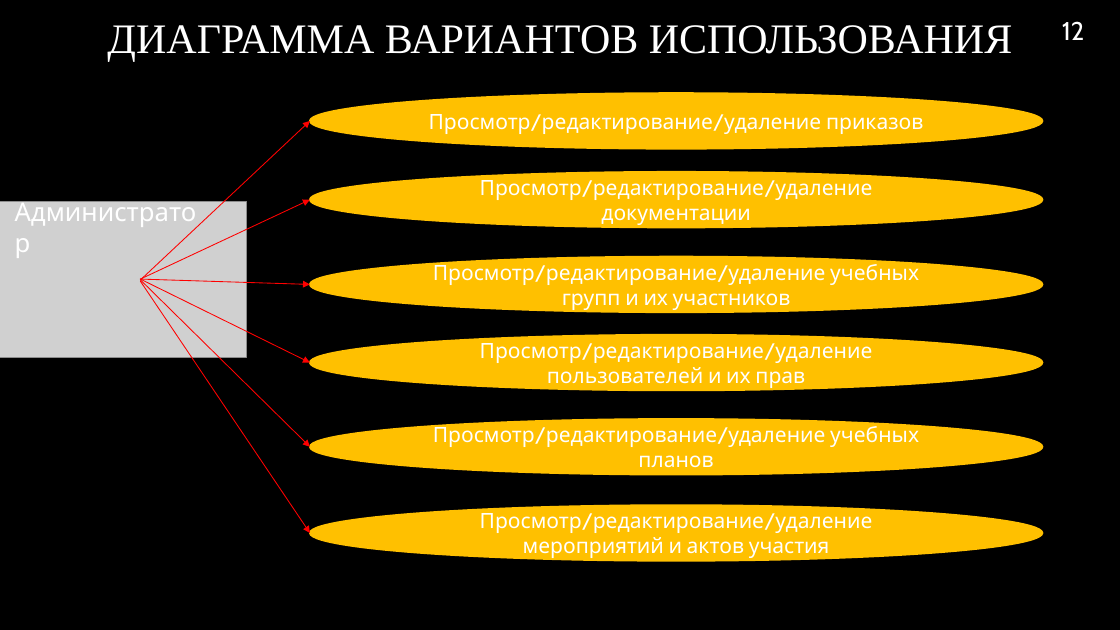
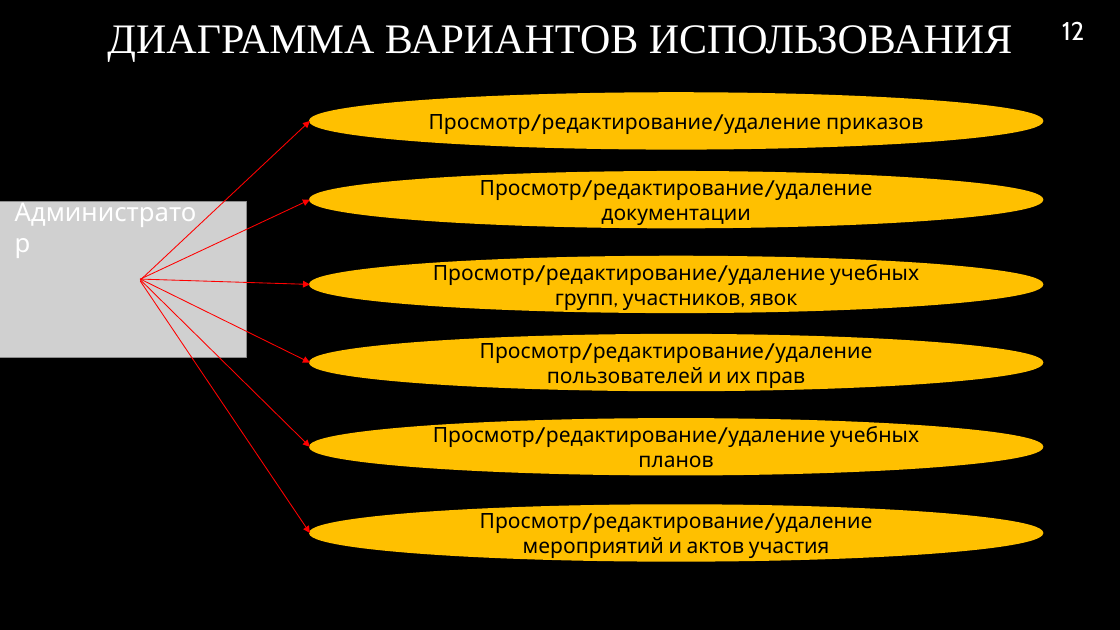
Before and after one commit to RAdKuzur/ASTU, a slide deck: slide 12 of Дипломная работа/Презентация.pptx. Drawn at 1120x630 pixels with LibreOffice and Linux fonts; fonts in the diff are those of the drawing; grey boxes stand for pictures; background and template pictures are left out. Boxes give left, top, right and bottom in pixels: in the first picture for what was removed or moved away, otherwise in the second. Text is boxed around its words. In the diff, an @@ line names an element or a change of style, - is before the commit and + after.

```diff
--- a/Дипломная работа/Презентация.pptx
+++ b/Дипломная работа/Презентация.pptx
@@ text in ellipse at (433, 260, 919, 312): text changed; text colour #FFFFFF to #000000 @@
-Просмотр/редактирование/удаление учебных групп и их участников
+Просмотр/редактирование/удаление учебных групп, участников, явок
@@ text colour #FFFFFF to #000000 in 5 elements at (310, 93, 1043, 149), (310, 172, 1043, 228), (310, 335, 1043, 391), (310, 419, 1043, 475), (310, 505, 1043, 560) @@
```
Also in this commit, not shown: 3 other slides changed, 7 slides added, 3 slides removed, 1 other file.
